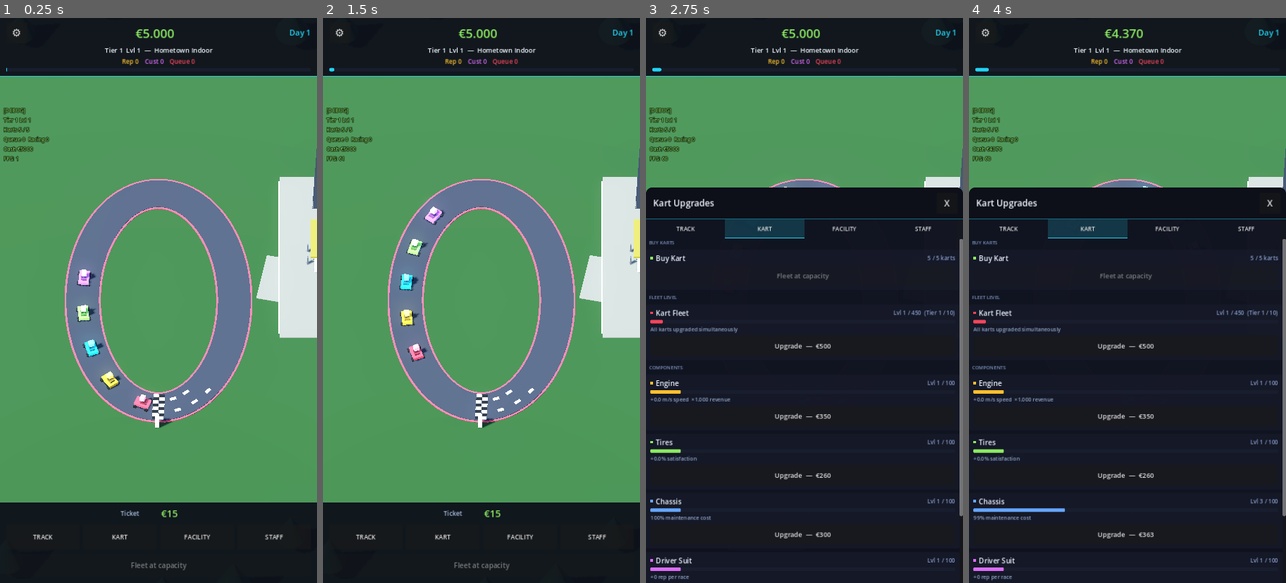
Above: before the commit, frames 1-4 (left to right).
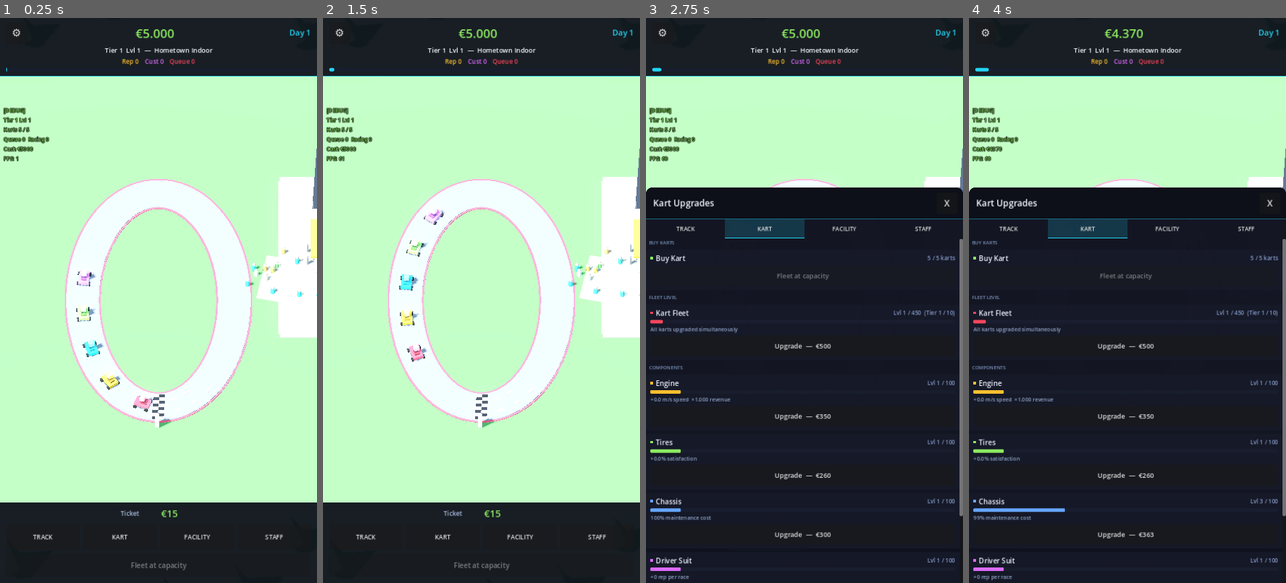
Above: after the commit, the same moments.

Repository: huubvreeker-create/Tycoon
Game: Godot game, scene res://scenes/main.tscn
Two runs of this game, one before a commit and one after it. Both use one fixed random seed, a clock stepped at 60 frames per second and the inputs below.
Inputs:
- Up to frame 1 (0.25 s): no input
- Up to frame 2 (1.5 s): click "⚙" at 0.5 s; click "TRACK" at 1.25 s
- Up to frame 3 (2.75 s): click "KART" at 2 s
- Up to frame 4 (4 s): click "FACILITY" at 2.75 s; click "STAFF" at 3.5 s

The runs differ from the first frame. In frame 1, 75% of the frame differs, in the area x 0-100%, y 10-86%; in frame 2, 75%; in frame 3, 19%; in frame 4, 19%.

Commit message:
Cartoon tycoon visual pass: bright colors + spectators + flags
User reference: Construction tycoon / Simpsons Tapped Out / Family
Guy Quest for Stuff style — high saturation, sunny, lots of colour
variety, cartoon characters and festival vibes.

scenes/main.tscn (sky / sun / ambient):
* Sky: top 0.30,0.45,0.65 → 0.40,0.62,0.92 (deeper saturated blue)
* Horizon: 0.55,0.68,0.78 → 0.78,0.88,0.96 (bright daytime haze)
* Procedural ground: vivid greens that match the new grass plane
* SunLight energy 1.1 → 1.6, color slightly warmer
* Ambient: 0.55,0.65,0.85 → 0.85,0.92,1.00, energy 0.7 → 1.1
* Toned glow down a touch (0.40 → 0.35) so colours don't wash

scripts/track.gd:
* Track asphalt grey LIFTED across all 10 tiers — was nearly black
  at low tiers (0.20 grey), now reads as cartoon mid-grey (0.50
  grey at tier 1, dark grey at tier 10). All tiers still differ
  visibly but none is a black hole.
* Grass green saturated: 0.16,0.30,0.14 → 0.34,0.62,0.30 (sunny lawn)

scripts/facility_visuals.gd:
* Pit-lane / paddock asphalt also bumped (0.10 → 0.42 / 0.50)
  so the pit complex isn't a dark hole next to the bright track.
* Building darkened-multipliers cut from 0.55 → 0.15 for cafeteria,
  lounge, merch — each building now reads as its actual colour
  instead of "almost-black with a hint of yellow / purple / green".
* Garage colour darkened 0.65 → 0.30 (visible blue-grey).
* Tree foliage saturation bumped (0.18,0.45,0.18 → 0.30,0.65,0.28).
* Tree trunks slightly warmer brown.

NEW cartoon decorations:
* Spectator figures — small coloured-capsule body + skin sphere
  head, 8 distinct shirt colours. Helper _add_spectators() places
  a crowd around any centre point with seeded RNG so the layout
  is stable.
* On scene build: 16 spectators on the concourse plaza + 8 walking
  toward the grandstand entrance.
* Festival flags — bright cube on a pole, picks one of 6 vivid
  colours. Added on top of every lighting-rig pole so the skyline
  has venue / event-day flair.

https://claude.ai/code/session_01Sbv8ExRy1Fimm5caf9TfDv

Diff:
--- a/scenes/main.tscn
+++ b/scenes/main.tscn
@@ -10,11 +10,11 @@
 [ext_resource type="PackedScene" path="res://ui/welcome_popup.tscn" id="8_welcome"]
 
 [sub_resource type="ProceduralSkyMaterial" id="ProceduralSkyMaterial_sky"]
-sky_top_color = Color(0.30, 0.45, 0.65, 1)
-sky_horizon_color = Color(0.55, 0.68, 0.78, 1)
-sky_curve = 0.15
-ground_bottom_color = Color(0.10, 0.18, 0.10, 1)
-ground_horizon_color = Color(0.18, 0.32, 0.18, 1)
+sky_top_color = Color(0.40, 0.62, 0.92, 1)
+sky_horizon_color = Color(0.78, 0.88, 0.96, 1)
+sky_curve = 0.12
+ground_bottom_color = Color(0.20, 0.40, 0.20, 1)
+ground_horizon_color = Color(0.32, 0.55, 0.30, 1)
 sun_angle_max = 30.0
 sun_curve = 0.15
 
@@ -25,14 +25,14 @@
 background_mode = 2
 sky = SubResource("Sky_sky")
 ambient_light_source = 3
-ambient_light_color = Color(0.55, 0.65, 0.85, 1)
+ambient_light_color = Color(0.85, 0.92, 1.00, 1)
 ambient_light_sky_contribution = 0.6
-ambient_light_energy = 0.7
+ambient_light_energy = 1.1
 tonemap_mode = 2
 glow_enabled = true
-glow_intensity = 0.4
-glow_strength = 1.0
-glow_bloom = 0.1
+glow_intensity = 0.35
+glow_strength = 0.95
+glow_bloom = 0.05
 
 [node name="Main" type="Node3D"]
 script = ExtResource("1_main_script")
@@ -42,8 +42,8 @@
 
 [node name="SunLight" type="DirectionalLight3D" parent="."]
 transform = Transform3D(0.866025, -0.353553, 0.353553, 0, 0.707107, 0.707107, -0.5, -0.612372, 0.612372, 0, 8, 0)
-light_color = Color(1, 0.97, 0.86, 1)
-light_energy = 1.1
+light_color = Color(1, 0.98, 0.92, 1)
+light_energy = 1.6
 shadow_enabled = true
 
 [node name="FillLight" type="DirectionalLight3D" parent="."]
--- a/scripts/facility_visuals.gd
+++ b/scripts/facility_visuals.gd
@@ -200,7 +200,7 @@
 	var building_pos := Vector3(patio_near_x - w * 0.5 - patio_d, h * 0.5, 0.0)
 
 	# Main building.
-	_make_box(parent, Vector3(w, h, d), building_pos, _CAFETERIA_COLOR.darkened(0.55))
+	_make_box(parent, Vector3(w, h, d), building_pos, _CAFETERIA_COLOR.darkened(0.15))
 
 	# Lit-up sign band on the side facing the track.
 	_make_label_strip(parent, _CAFETERIA_COLOR,
@@ -266,7 +266,7 @@
 	# Path3D so the shape is genuinely curved (no diagonal stitching).
 	var rx := _track_rx()
 	var rz := _track_rz()
-	var asphalt_color := Color(0.10, 0.11, 0.14)
+	var asphalt_color := Color(0.42, 0.44, 0.48)
 
 	# Width grows with facility level; the lane covers the +Z arc of
 	# the oval from t_start to t_end (centered at π/2 = top of oval).
@@ -442,7 +442,7 @@
 		gbm.size = Vector3(bay_w * 0.95, bay_h, bay_d)
 		garage.mesh = gbm
 		var gmat := StandardMaterial3D.new()
-		gmat.albedo_color = _PIT_LANE_COLOR.darkened(0.65)
+		gmat.albedo_color = _PIT_LANE_COLOR.darkened(0.30)
 		gmat.metallic = 0.3
 		gmat.roughness = 0.6
 		garage.material_override = gmat
@@ -484,7 +484,7 @@
 		Vector2(paddock_inner,             -0.03),
 	])
 	var paddock_mat := StandardMaterial3D.new()
-	paddock_mat.albedo_color = Color(0.16, 0.17, 0.20)
+	paddock_mat.albedo_color = Color(0.50, 0.52, 0.55)
 	paddock_mat.roughness = 0.9
 	paddock_csg.material_override = paddock_mat
 	parent.add_child(paddock_csg)
@@ -512,7 +512,7 @@
 	var pos := Vector3(0.0, h * 0.5, -_track_outer_z(SAFETY) - d * 0.5)
 
 	# Main tower
-	_make_box(parent, Vector3(w, h, d), pos, _LOUNGE_COLOR.darkened(0.55))
+	_make_box(parent, Vector3(w, h, d), pos, _LOUNGE_COLOR.darkened(0.15))
 
 	# Glass strips on each floor (front + both sides).
 	var glass_color := _LOUNGE_COLOR.lightened(0.30)
@@ -571,7 +571,7 @@
 	# We want awning near edge = +track_outer + safety
 	# => pos.x = track_outer + safety + awning_extent + w/2
 	var pos := Vector3(_track_outer_x(SAFETY) + awning_extent + w * 0.5, h * 0.5, 0.0)
-	_make_box(parent, Vector3(w, h, d), pos, _MERCH_COLOR.darkened(0.55))
+	_make_box(parent, Vector3(w, h, d), pos, _MERCH_COLOR.darkened(0.15))
 	# Sign band on the side facing the track.
 	_make_label_strip(parent, _MERCH_COLOR,
 		pos + Vector3(-w * 0.5 - 0.05, h * 0.4, 0),
@@ -686,6 +686,10 @@
 		var to_centre := Vector3(-p.x, 0, -p.z).normalized()
 		fix.rotation.y = atan2(to_centre.x, to_centre.z)
 		parent.add_child(fix)
+		# A festival flag on top of each pole — picks a colour from a
+		# bright palette based on the pole index for a colourful skyline.
+		var flag_color: Color = _FLAG_COLORS[positions.find(p) % _FLAG_COLORS.size()]
+		_add_pole_flag(parent, p + Vector3(0, pole_height + 0.20, 0), flag_color)
 		# Click target near the base of each pole.
 		_add_facility_click_area(parent, "lighting",
 			p + Vector3(0, pole_height * 0.5, 0),
@@ -950,8 +954,8 @@
 const _WALKWAY_COLOR := Color(0.55, 0.54, 0.50)        # concrete grey
 const _ROAD_COLOR    := Color(0.13, 0.14, 0.18)        # asphalt road
 const _TICKET_COLOR  := Color(0.95, 0.85, 0.30)        # bright yellow
-const _TREE_TRUNK    := Color(0.32, 0.22, 0.12)
-const _TREE_FOLIAGE  := Color(0.18, 0.45, 0.18)
+const _TREE_TRUNK    := Color(0.40, 0.26, 0.14)
+const _TREE_FOLIAGE  := Color(0.30, 0.65, 0.28)
 
 
 # Hub position — the venue's "ticket booth" sits here, and every
@@ -1034,6 +1038,12 @@
 	var grandstand_entrance := Vector3(0.0, 0.04, -_track_outer_z(1.5))
 	_make_road(parent, hub + Vector3(0, 0, plaza_d * 0.5),
 		grandstand_entrance, 2.4, _WALKWAY_COLOR)
+
+	# Spectator crowd on the plaza + walking toward the grandstand.
+	_add_spectators(parent, hub, 6.0, 16, 4711)
+	_add_spectators(parent,
+		(hub + Vector3(0, 0, plaza_d * 0.5) + grandstand_entrance) * 0.5,
+		3.5, 8, 8123)
 
 
 func _make_road(parent: Node3D, a: Vector3, b: Vector3, width: float, color: Color) -> void:
@@ -1117,3 +1127,84 @@
 	foliage.material_override = foliage_mat
 	foliage.position = base_pos + Vector3(0, height * 0.40 + height * 0.35, 0)
 	parent.add_child(foliage)
+
+
+# ---------------------------------------------------------------------------
+# Cartoon-style spectators (small coloured figures clustered around a centre)
+# ---------------------------------------------------------------------------
+const _SPECTATOR_SHIRTS: Array[Color] = [
+	Color(0.95, 0.30, 0.30),  # red
+	Color(0.30, 0.55, 0.95),  # blue
+	Color(0.95, 0.85, 0.30),  # yellow
+	Color(0.45, 0.85, 0.40),  # green
+	Color(0.85, 0.45, 0.95),  # purple
+	Color(0.95, 0.65, 0.30),  # orange
+	Color(0.95, 0.95, 0.95),  # white
+	Color(0.20, 0.85, 0.85),  # cyan
+]
+const _SPECTATOR_SKIN: Color = Color(0.95, 0.78, 0.62)
+
+
+func _add_spectators(parent: Node3D, center: Vector3, radius: float, count: int, seed_id: int) -> void:
+	var rng := RandomNumberGenerator.new()
+	rng.seed = seed_id
+	for i in range(count):
+		var angle: float = rng.randf_range(0.0, TAU)
+		var r: float = rng.randf_range(0.3, radius)
+		var x: float = center.x + cos(angle) * r
+		var z: float = center.z + sin(angle) * r
+		var shirt: Color = _SPECTATOR_SHIRTS[rng.randi() % _SPECTATOR_SHIRTS.size()]
+		# Body — colored capsule
+		var body := MeshInstance3D.new()
+		var bm := CylinderMesh.new()
+		bm.top_radius = 0.18
+		bm.bottom_radius = 0.22
+		bm.height = 0.65
+		body.mesh = bm
+		var bmat := StandardMaterial3D.new()
+		bmat.albedo_color = shirt
+		bmat.roughness = 0.9
+		body.material_override = bmat
+		body.position = Vector3(x, 0.32, z)
+		parent.add_child(body)
+		# Head — small skin-coloured sphere
+		var head := MeshInstance3D.new()
+		var hm := SphereMesh.new()
+		hm.radius = 0.14
+		hm.height = 0.28
+		head.mesh = hm
+		var hmat := StandardMaterial3D.new()
+		hmat.albedo_color = _SPECTATOR_SKIN
+		hmat.roughness = 0.85
+		head.material_override = hmat
+		head.position = Vector3(x, 0.79, z)
+		parent.add_child(head)
+
+
+# ---------------------------------------------------------------------------
+# Festival flag — small bright cube on top of a vertical pole.
+# ---------------------------------------------------------------------------
+const _FLAG_COLORS: Array[Color] = [
+	Color(0.95, 0.30, 0.30),
+	Color(0.30, 0.55, 0.95),
+	Color(0.95, 0.85, 0.30),
+	Color(0.45, 0.85, 0.40),
+	Color(0.85, 0.45, 0.95),
+	Color(0.95, 0.65, 0.30),
+]
+
+
+func _add_pole_flag(parent: Node3D, top_pos: Vector3, color: Color) -> void:
+	var flag := MeshInstance3D.new()
+	var bm := BoxMesh.new()
+	bm.size = Vector3(0.6, 0.4, 0.04)
+	flag.mesh = bm
+	var mat := StandardMaterial3D.new()
+	mat.albedo_color = color
+	mat.emission_enabled = true
+	mat.emission = color
+	mat.emission_energy_multiplier = 0.8
+	flag.material_override = mat
+	# Offset so the flag flies to the side of the pole
+	flag.position = top_pos + Vector3(0.30, 0.10, 0)
+	parent.add_child(flag)
--- a/scripts/track.gd
+++ b/scripts/track.gd
@@ -99,18 +99,20 @@
 	9: Color(1.00, 0.20, 0.50),
    10: Color(1.00, 0.10, 0.30),
 }
-# Asphalt darkens as you climb tiers — F1 surfaces look almost-black.
+# Asphalt darkens as you climb tiers — but kept light enough to read
+# as friendly cartoon grey rather than black hole. Tier 1 is the
+# brightest "go-kart parking" grey, tier 10 the deepest race-track grey.
 const TIER_ASPHALT_COLOR := {
-	1: Color(0.20, 0.21, 0.26),
-	2: Color(0.18, 0.19, 0.24),
-	3: Color(0.16, 0.17, 0.22),
-	4: Color(0.14, 0.15, 0.20),
-	5: Color(0.12, 0.13, 0.18),
-	6: Color(0.11, 0.12, 0.16),
-	7: Color(0.10, 0.11, 0.14),
-	8: Color(0.08, 0.09, 0.12),
-	9: Color(0.07, 0.08, 0.10),
-   10: Color(0.05, 0.06, 0.08),
+	1: Color(0.50, 0.52, 0.56),
+	2: Color(0.46, 0.48, 0.52),
+	3: Color(0.42, 0.44, 0.48),
+	4: Color(0.38, 0.40, 0.44),
+	5: Color(0.34, 0.36, 0.40),
+	6: Color(0.30, 0.32, 0.36),
+	7: Color(0.27, 0.29, 0.33),
+	8: Color(0.24, 0.26, 0.30),
+	9: Color(0.21, 0.23, 0.26),
+   10: Color(0.18, 0.19, 0.22),
 }
 
 # Level-based progression. MAX_LEVEL is the cumulative cap across all
@@ -393,7 +395,7 @@
 	plane.size = Vector2(size, size)
 	ground.mesh = plane
 	var mat := StandardMaterial3D.new()
-	mat.albedo_color = Color(0.16, 0.30, 0.14)  # grass green
+	mat.albedo_color = Color(0.34, 0.62, 0.30)  # vivid sunny grass
 	mat.metallic = 0.0
 	mat.roughness = 1.0
 	ground.material_override = mat
